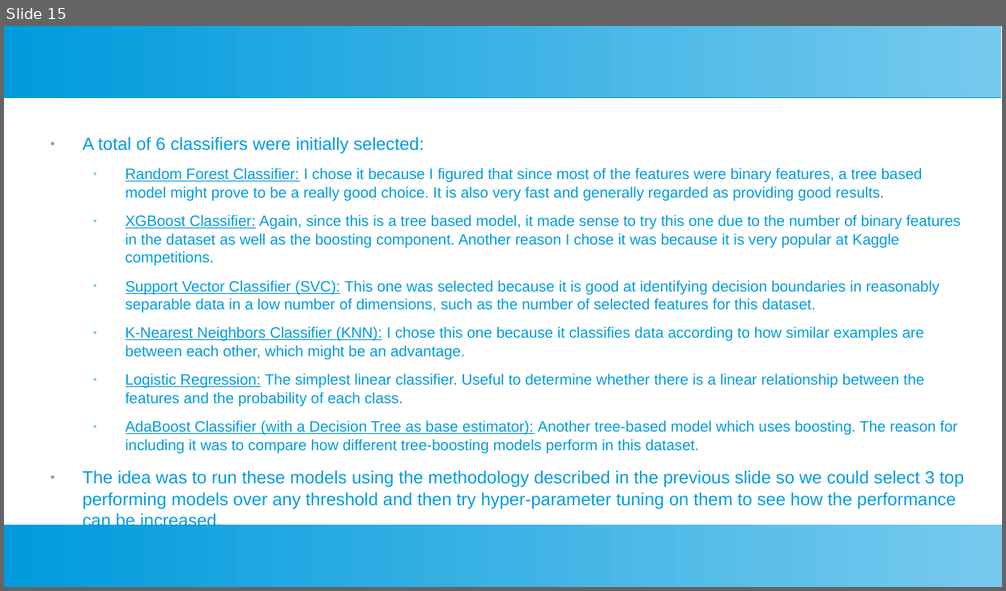
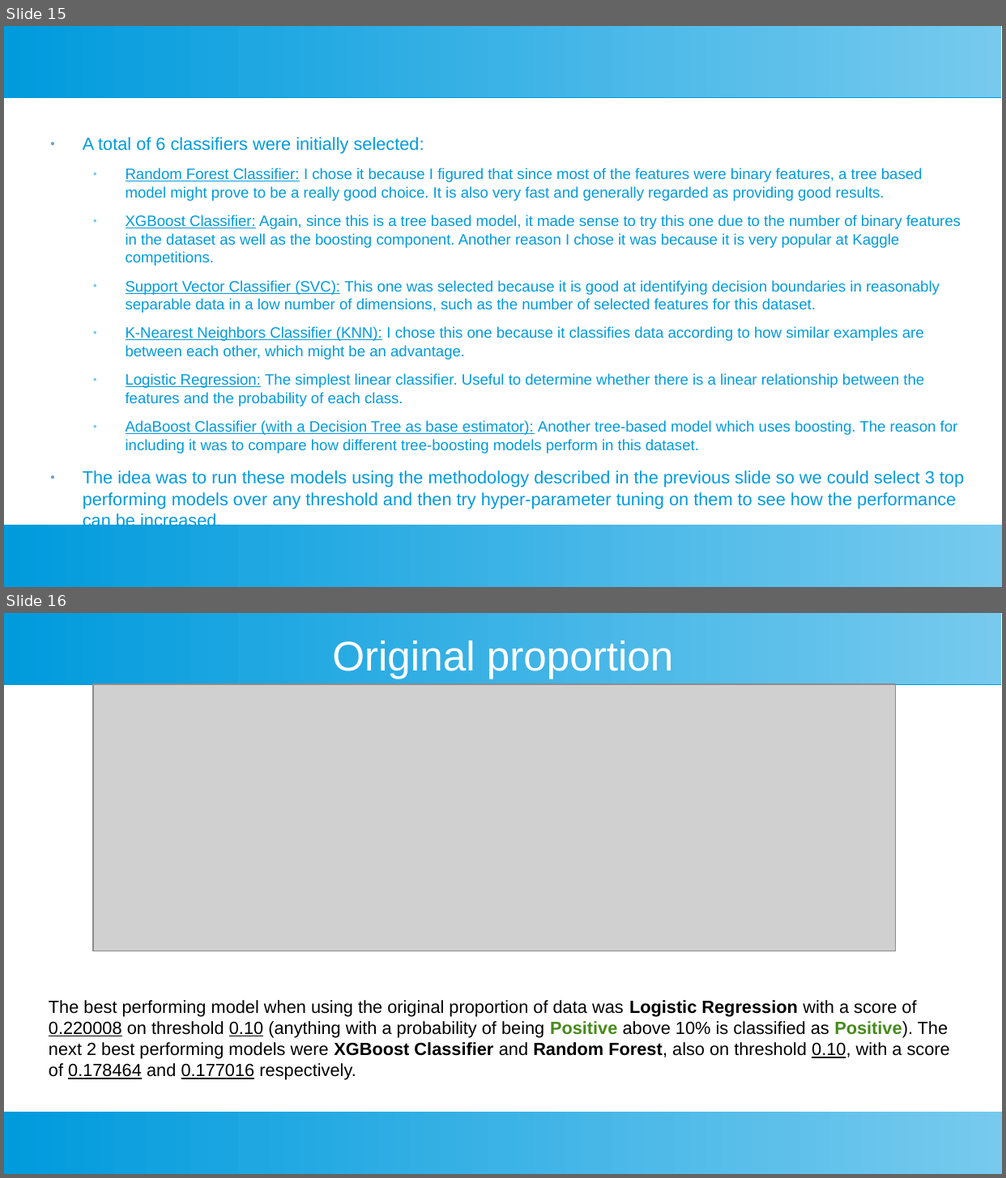
Before and after one commit to Sir-Slade/covid_prediction_project, a slide deck: Covid_Predictor_Report.odp. Shown one above the other, each under a label of ours: slide 15 before the commit, slides 15 and 16 after it. The pictures are 1006x591 and 1006x1178 pixels, drawn with LibreOffice and Linux fonts; fonts in the diff are those of the drawing; grey boxes stand for pictures. Boxes give left, top, right and bottom in pixels: in the first picture for what was removed or moved away, otherwise in the second. Text is boxed around its words. In the diff, an @@ line names an element or a change of style, - is before the commit and + after.

```diff
--- a/Covid_Predictor_Report.odp
+++ b/Covid_Predictor_Report.odp
@@ slide 16 added at (4, 613, 1002, 1174), background #FFFFFF; not listed: 2 template elements that a slide beside it also shows @@
@@ title added at (332, 641, 674, 679), 33 pt, text #FFFFFF @@
+Original proportion
@@ picture added at (93, 684, 895, 952) @@
@@ text added at (49, 1000, 950, 1080), 14 pt, text #000000 @@
+The best performing model when using the original proportion of data was Logistic Regression with a score of 0.220008 on threshold 0.10 (anything with a probability of being Positive above 10% is classified as Positive). The next 2 best performing models were XGBoost Classifier and Random Forest, also on threshold 0.10, with a score of 0.178464 and 0.177016 respectively.
```
Also in this commit, not shown: 1 slide changed, 7 other slides added, 2 slides removed.
